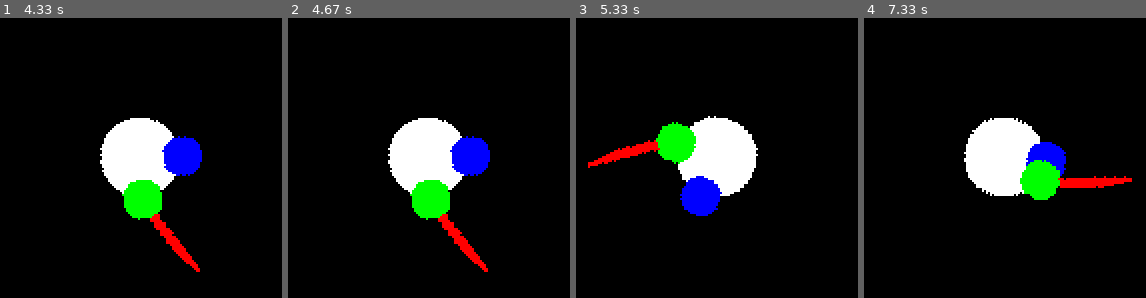
Above: before the commit, frames 1-4 (left to right).
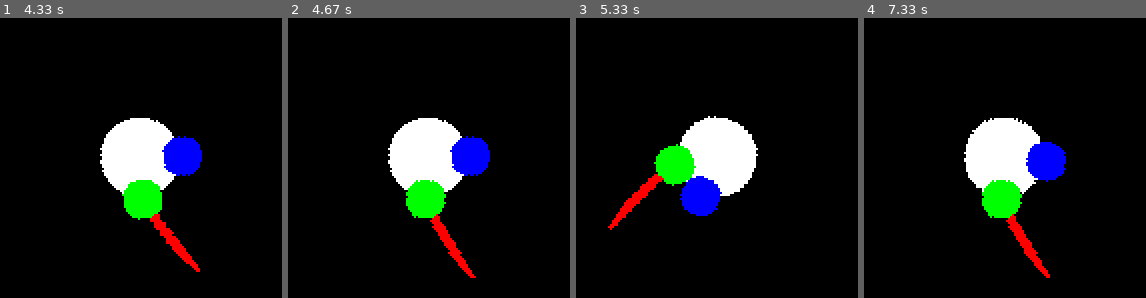
Above: after the commit, the same moments.

Repository: fjaviergb/Pygames-Hermanios
Game: pygame game, started from Sword.py
Two runs of this game, one before a commit and one after it. Both use one fixed random seed, a clock stepped at 60 frames per second and the inputs below.
Inputs (mouse positions are in pixels of both pictures, inside the frame that each line leads up to):
- Up to frame 1 (4.33 s): press the mouse at (98, 261) at 0.37 s; move the mouse to (outside the picture) at 0.47 s; release the mouse at (outside the picture) at 0.6 s; click (outside the picture) at 0.72 s; click (outside the picture) at 1.05 s; click (outside the picture) at 1.38 s; click (outside the picture) at 1.72 s; click (outside the picture) at 2.05 s; click (47, 99) at 2.38 s; click (outside the picture) at 2.72 s; click (outside the picture) at 3.05 s; click (outside the picture) at 3.38 s; click (outside the picture) at 3.72 s; click (outside the picture) at 4.05 s
- Up to frame 2 (4.67 s): click (outside the picture) at 4.38 s
- Up to frame 3 (5.33 s): click (outside the picture) at 4.72 s; click (669, 174) at 5.05 s
- Up to frame 4 (7.33 s): click (outside the picture) at 5.38 s; click (outside the picture) at 5.72 s; click (outside the picture) at 6.05 s; click (outside the picture) at 6.38 s; click (outside the picture) at 6.72 s; click (outside the picture) at 7.05 s

Frame 1 is identical in both runs. In frame 2, 2.0% of the frame differs, in the area x 41-71%, y 57-93%; in frame 3, 3.7%; in frame 4, 4.7%, in the area x 41-96%, y 50-93%.

Commit message:
Archivo aprendizaje - 25/06/2020

Diff:
--- a/Sword.py
+++ b/Sword.py
@@ -133,11 +133,19 @@
                     Lhand.angle = 90 - angle_grad
                     espada.angle = 90 - angle_grad
 
+        elif cos == 0 and sen < 0:
+            angle_grad = 0
+            if button[0] != 0:
+                espada.swing = True
+            else:
+                espada.swing = False
+
         elif cos == 0 and sen > 0:
-            angle_grad = 0
-
-        elif cos == 0 and sen <0:
             angle_grad = 180
+            if button[0] != 0:
+                espada.swing = True
+            else:
+                espada.swing = False
 
         if event.type == pg.MOUSEBUTTONUP:
             espada.slash = True
@@ -189,8 +197,53 @@
                 espada.back = False
                 espada.chargecount = 1
 
-
-    print(espada.swing, espada.slash, espada.back)
+    if cos == 0 and sen < 0:
+        if espada.swing:
+            if espada.chargecount <= 30:
+                Lhand.angle = 0 - espada.chargecount * 90 / 30
+                espada.angle = 0 - espada.chargecount * 90 / 30
+                espada.chargecount += 1
+        elif espada.slash and not espada.swing and not espada.back:
+            if espada.chargecount >= -20:
+                Lhand.angle = 0 - espada.chargecount * 90 / 30
+                espada.angle = 0 - espada.chargecount * 90 / 30
+                espada.chargecount -= 8
+            else:
+                espada.slash = False
+                espada.back = True
+        elif espada.back:
+            if espada.chargecount <= 1:
+                Lhand.angle = 0 - espada.chargecount * 90 / 30
+                espada.angle = 0 - espada.chargecount * 90 / 30
+                espada.chargecount += 1
+            else:
+                espada.back = False
+                espada.chargecount = 1
+
+    if cos == 0 and sen > 0:
+        if espada.swing:
+            if espada.chargecount <= 30:
+                Lhand.angle = 180 - espada.chargecount * 90 / 30
+                espada.angle = 180 - espada.chargecount * 90 / 30
+                espada.chargecount += 1
+        elif espada.slash and not espada.swing and not espada.back:
+            if espada.chargecount >= -20:
+                Lhand.angle = 180 - espada.chargecount * 90 / 30
+                espada.angle = 180 - espada.chargecount * 90 / 30
+                espada.chargecount -= 8
+            else:
+                espada.slash = False
+                espada.back = True
+        elif espada.back:
+            if espada.chargecount <= 1:
+                Lhand.angle = 180 - espada.chargecount * 90 / 30
+                espada.angle = 180 - espada.chargecount * 90 / 30
+                espada.chargecount += 1
+            else:
+                espada.back = False
+                espada.chargecount = 1
+
+    print(espada.swing, espada.slash, espada.back, espada.chargecount)
     all_sprites.update()
     bg.fill(BLACK)
     all_sprites.draw(bg)
